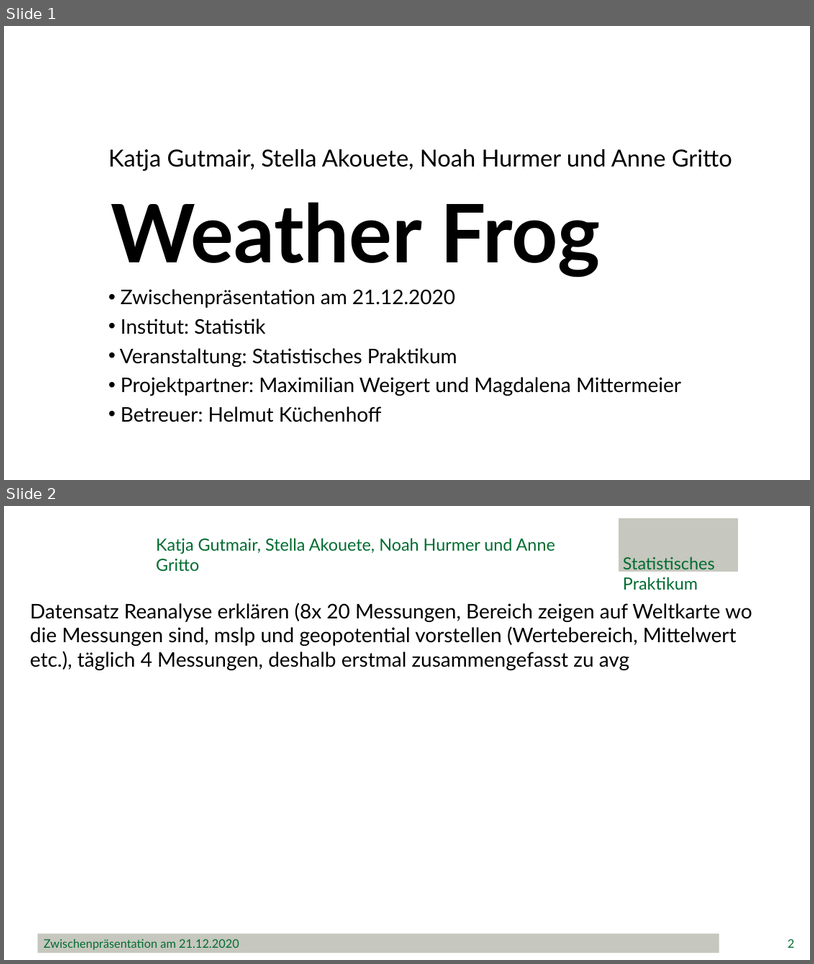
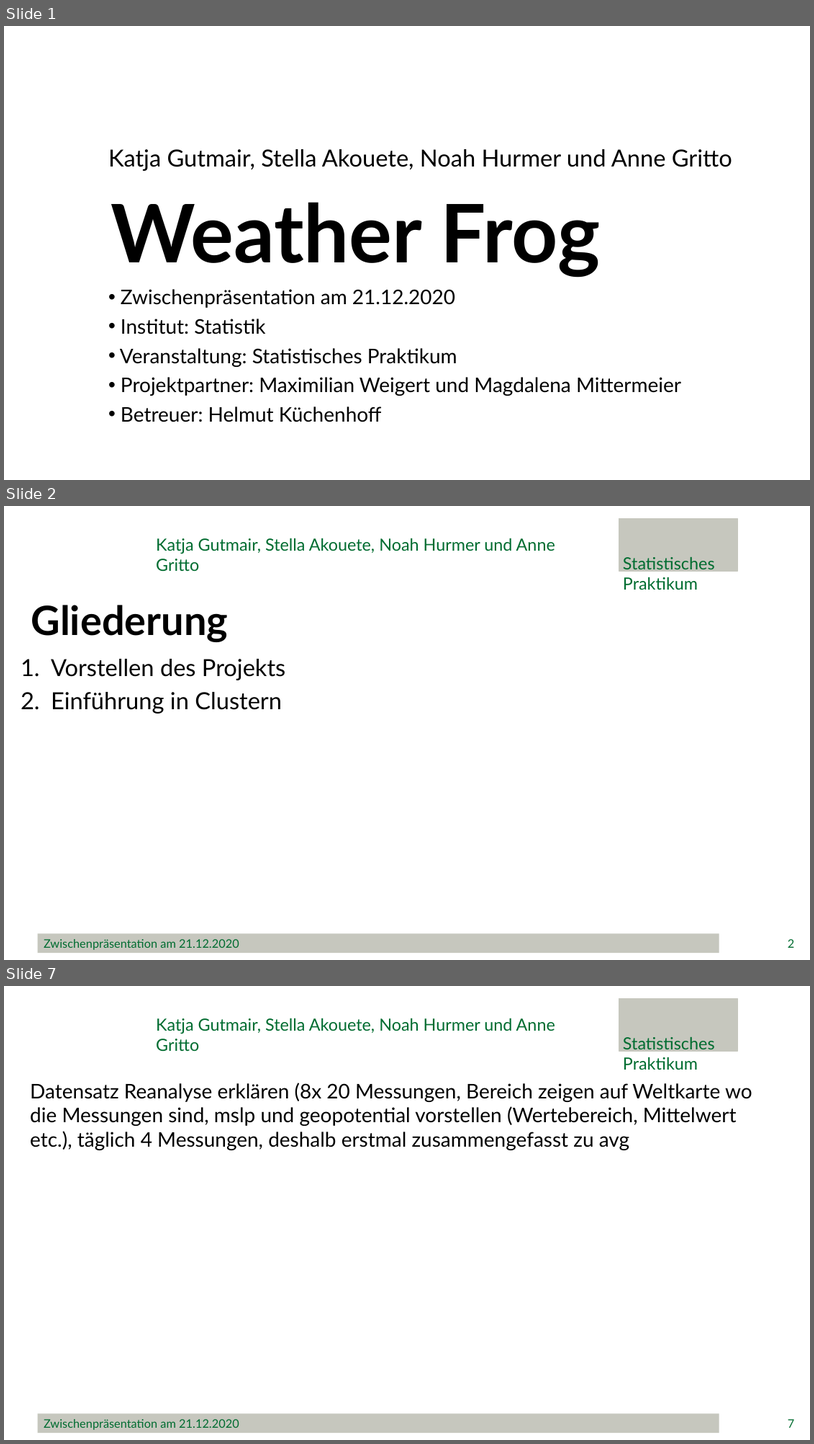
Before and after one commit to minimops/weatherFrog, a slide deck: Zwischenpraesentation.pptx. Shown one above the other, each under a label of ours: slides 1 and 2 before the commit, slides 1, 2 and 7 after it; the slides between them are not shown. The pictures are 814x964 and 814x1444 pixels, drawn with LibreOffice and Linux fonts; fonts in the diff are those of the drawing; background and template pictures are left out. Boxes give left, top, right and bottom in pixels: in the first picture for what was removed or moved away, otherwise in the second. Text is boxed around its words. In the diff, an @@ line names an element or a change of style, - is before the commit and + after.

Commit message:
cluster mit clara, vorstellung des Projektes PowerPoint

```diff
--- a/Zwischenpraesentation.pptx
+++ b/Zwischenpraesentation.pptx
@@ slide 2 added at bbox=[4, 506, 810, 960], background #FFFFFF @@
@@ rectangle added at bbox=[619, 519, 738, 572], fill #C6C7BE, outline #C6C7BE 1 pt @@
@@ title added at bbox=[156, 538, 556, 571], 20 pt, text #006C30 @@
+Katja Gutmair, Stella Akouete, Noah Hurmer und Anne Gritto
@@ text added at bbox=[623, 557, 715, 590], 20 pt, text #006C30 @@
+Statistisches Praktikum
@@ text added at bbox=[31, 605, 229, 642], 48 pt, text #000000, bold @@
+Gliederung
@@ text added at bbox=[51, 659, 286, 713], 28 pt, text #000000 @@
+1. Vorstellen des Projekts
+2. Einführung in Clustern
@@ rectangle added at bbox=[38, 933, 720, 952], fill #C6C7BE, 14 pt, text #006C30 @@
+Zwischenpräsentation am 21.12.2020
@@ page number added at bbox=[788, 939, 795, 947], 14 pt, text #006C30 @@
+2
@@ what was slide 2 is now slide 7 @@
@@ page number at bbox=[788, 1419, 795, 1427]: text changed @@
-2
+7
```
Also in this commit, not shown: 1 slide changed, 4 other slides added, 3 other files.
